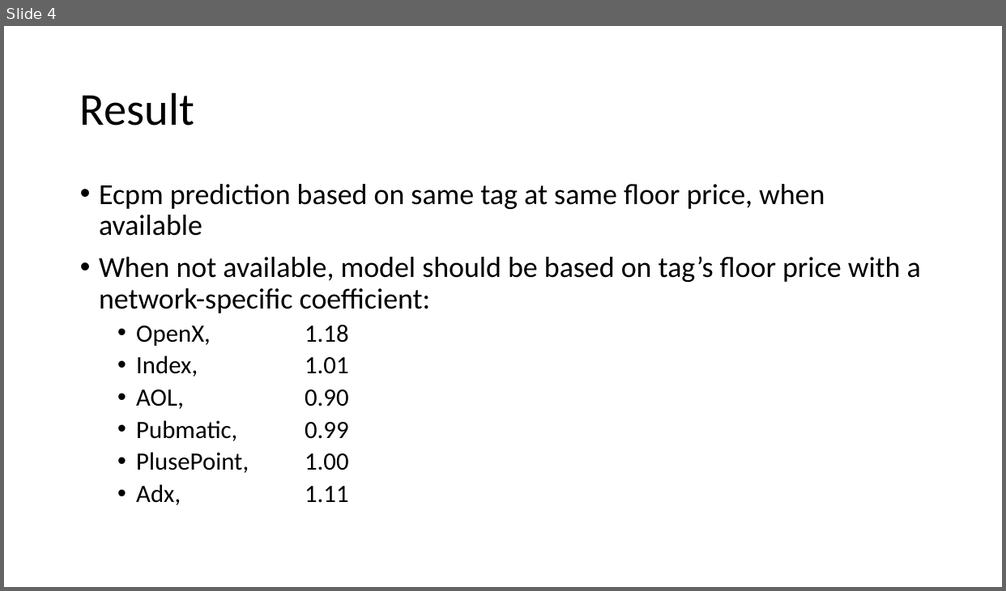
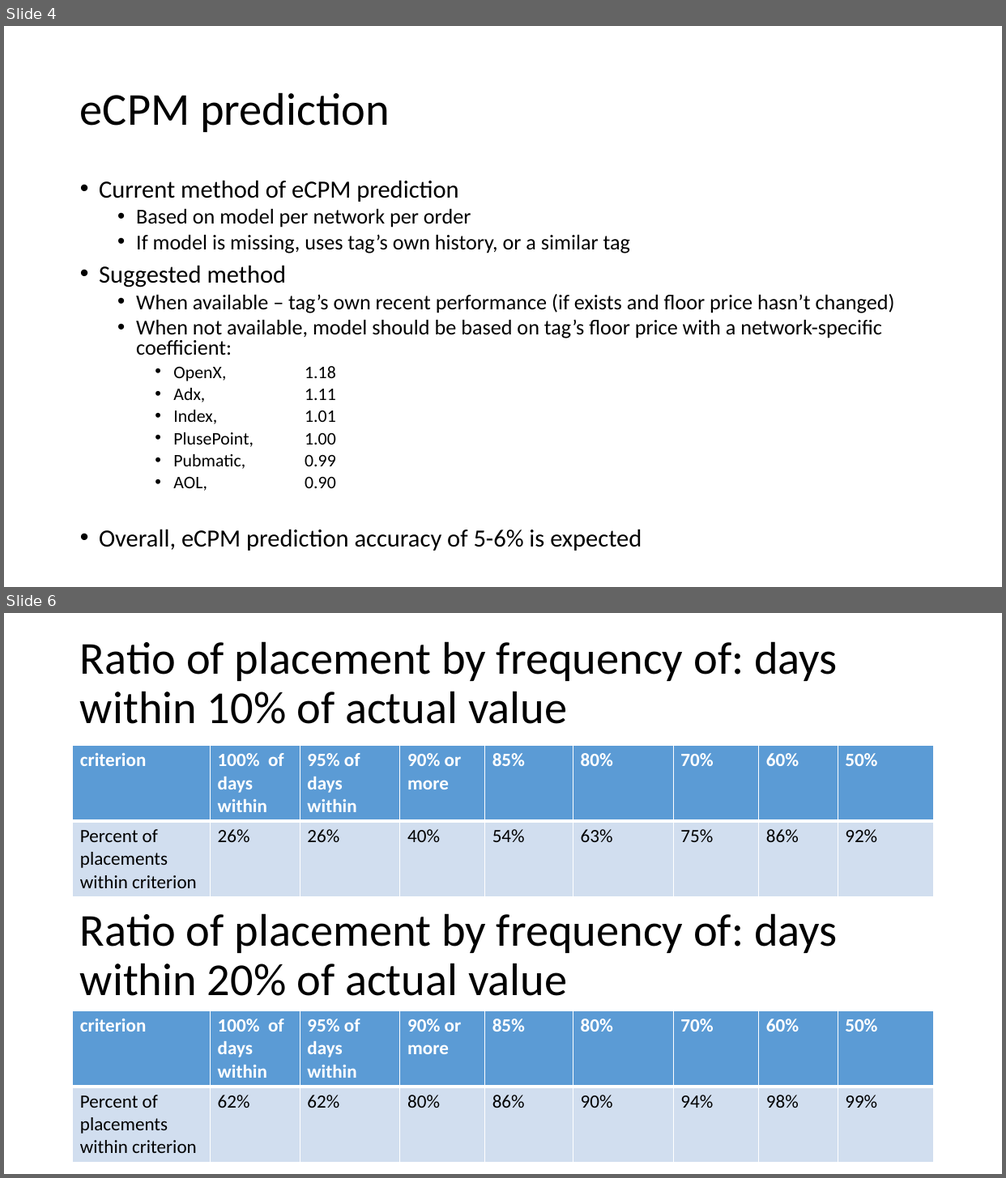
Before and after one commit to shahar-siegman/old_projects, a slide deck: RedShift/PublisherReport/served 1-day prediction using redshift data.pptx. Shown one above the other, each under a label of ours: slide 4 before the commit, slides 4 and 6 after it; the slides between them are not shown. The pictures are 1006x591 and 1006x1178 pixels, drawn with LibreOffice and Linux fonts; fonts in the diff are those of the drawing. Boxes give left, top, right and bottom in pixels: in the first picture for what was removed or moved away, otherwise in the second. Text is boxed around its words. In the diff, an @@ line names an element or a change of style, - is before the commit and + after.

Commit message:
publisher report: models for fill, cpm, and combined
Former-commit-id: b2d527a77d70e30c5354f2aabc211ba99ed11f73

```diff
--- a/RedShift/PublisherReport/served 1-day prediction using redshift data.pptx
+++ b/RedShift/PublisherReport/served 1-day prediction using redshift data.pptx
@@ slide 6 added at bbox=[4, 613, 1002, 1174], background #FFFFFF @@
@@ title added at bbox=[80, 641, 837, 724], 44 pt, text #000000 @@
+Ratio of placement by frequency of: days within 10% of actual value
@@ table added at bbox=[73, 746, 934, 895], 2 rows, 9 columns @@
+criterion | 100% of days within | 95% of days within | 90% or more | 85% | 80% | 70% | 60% | 50%
+Percent of placements within criterion | 26% | 26% | 40% | 54% | 63% | 75% | 86% | 92%
@@ text added at bbox=[80, 914, 837, 996], 44 pt, text #000000 @@
+Ratio of placement by frequency of: days within 20% of actual value
@@ table added at bbox=[73, 1011, 934, 1161], 2 rows, 9 columns @@
+criterion | 100% of days within | 95% of days within | 90% or more | 85% | 80% | 70% | 60% | 50%
+Percent of placements within criterion | 62% | 62% | 80% | 86% | 90% | 94% | 98% | 99%
@@ slide 4 changed as well @@
@@ title at bbox=[80, 92, 390, 132]: text changed @@
-Result
+eCPM prediction
@@ text at bbox=[99, 180, 895, 314]: text changed; size 28 to 20.4 pt @@
-• Ecpm prediction based on same tag at same floor price, when available
+• Current method of eCPM prediction
+  • Based on model per network per order
+  • If model is missing, uses tag’s own history, or a similar tag
+• Suggested method
+  • When available – tag’s own recent performance (if exists and floor price hasn’t changed)
@@ text at bbox=[136, 319, 882, 489]: size 28 to 20.4 pt in "When not available, model should be based ..."; size 24 to 17 pt in "OpenX, 1.18", "Index, 1.01", "AOL, 0.90"; list level 1 to 2 in "When not available, model should ..."; line spacing 0.9 to 0.8; list level 2 to 3 in "OpenX, 1.18"; list level 2 to 3 in "Index, 1.01"; list level 2 to 3 in "AOL, 0.90" @@
@@ text at bbox=[305, 389, 336, 400]: paragraph added @@
+    • Adx, 1.11
@@ text at bbox=[305, 433, 336, 467]: paragraphs added @@
+    • PlusePoint, 1.00
+    • Pubmatic, 0.99
@@ text at bbox=[99, 529, 641, 551]: text changed; size 24 to 23.8 pt @@
-  • Pubmatic, 0.99
-  • PlusePoint, 1.00
-  • Adx, 1.11
+• Overall, eCPM prediction accuracy of 5-6% is expected
```
Also in this commit, not shown: 6 other slides changed, 5 other slides added, 1 slide removed, 9 other files.
